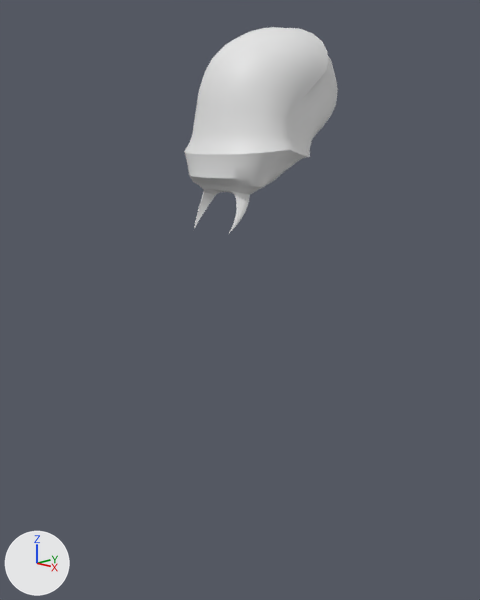
A saved change to the Blender file ranged enemy.blend.
One viewpoint serves both versions: a 50 mm camera at (1.17, -0.86, 2.881) aimed at (0.146, 0.153, 2.534). Lighting does not change. The marker at lower left points along +X, +Y and +Z.
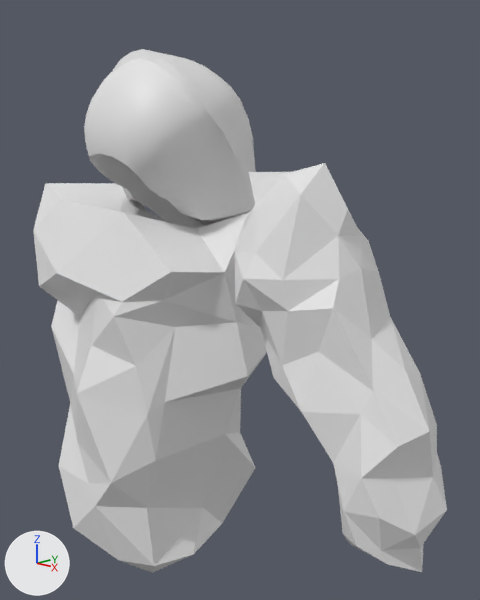
Where the change shows, as pixel boxes [x1, y1, x2, y2] in the pictures (480 x 600 px):
'Icosphere', added: after [33, 183, 267, 573]
'Icosphere.001', added: after [235, 163, 447, 572]
'Sphere', reshaped, moved, turned: before [184, 27, 338, 233]; after [84, 49, 256, 229]
part 1 of me_sphere_001, built on: before [185, 52, 240, 178]; after [231, 87, 255, 170]

Diff of the bpy script that builds the scene:
```diff
--- a/ranged enemy.blend.py
+++ b/ranged enemy.blend.py
@@ me_sphere_001 @@
 # used by ob_sphere; location = (0.0, 0.389, 2.991); rotation_euler = (-0.534, 0.0, 0.0), in degrees (-31, 0, 0); scale = (0.143, 0.143, 0.143)
-me_sphere_001.from_pydata(...)  # 926 vertices, 970 faces; spans x -1.12..1.12, y -1.11..1.13, z -2.64..1.24
+me_sphere_001.from_pydata(...)  # 1594 vertices, 1403 faces; spans x -1.12..1.12, y -1.11..1.13, z -2.65..1.24
+# me_sphere_001 part 1: 8 vertices removed from x -0.83..0.43, y -1.03..-0.56, z -1.71..0.11; 622 vertices added at x -0.87..0.91, y -1.03..-0.38, z -1.74..0.17
@@ me_icosphere_001 @@
+me_icosphere_001.from_pydata(...)  # 96 vertices, 188 faces; spans x -1.0..1.12, y -1.15..1.08, z -3.95..1.29
@@ me_icosphere @@
+me_icosphere.from_pydata(...)  # 84 vertices, 164 faces; spans x -1.64..1.07, y -0.83..0.76, z -1.78..1.64
@@ ob_sphere @@
 ob_sphere = bpy.data.objects.new('Sphere', me_sphere_001)
-ob_sphere.location = (0.0, 0.389, 2.991)
-ob_sphere.rotation_euler = (-0.534, 0.0, 0.0)  # degrees (-31, 0, 0)
+ob_sphere.location = (0.07, 0.034, 2.891)
+ob_sphere.rotation_euler = (0.00276, -0.0964, -0.0572)  # degrees (0.2, -5.5, -3.3)
+ob_sphere.delta_rotation_euler = (-0.534, 0.0, 3.142)
 ob_sphere.scale = (0.143, 0.143, 0.143)
@@ ob_icosphere_001 @@
+ob_icosphere_001 = bpy.data.objects.new('Icosphere.001', me_icosphere_001)
+ob_icosphere_001.location = (0.455, 0.0, 2.672)
+ob_icosphere_001.rotation_euler = (0.0, -0.548, 0.0)  # degrees (0, -31, 0)
+ob_icosphere_001.scale = (0.118, 0.118, 0.134)
@@ ob_icosphere @@
+ob_icosphere = bpy.data.objects.new('Icosphere', me_icosphere)
+ob_icosphere.location = (0.031, 0.0, 2.349)
+ob_icosphere.rotation_euler = (0.0, 0.0681, 0.0)  # degrees (0, 3.9, 0)
+ob_icosphere.scale = (0.254, -0.254, 0.254)
```
